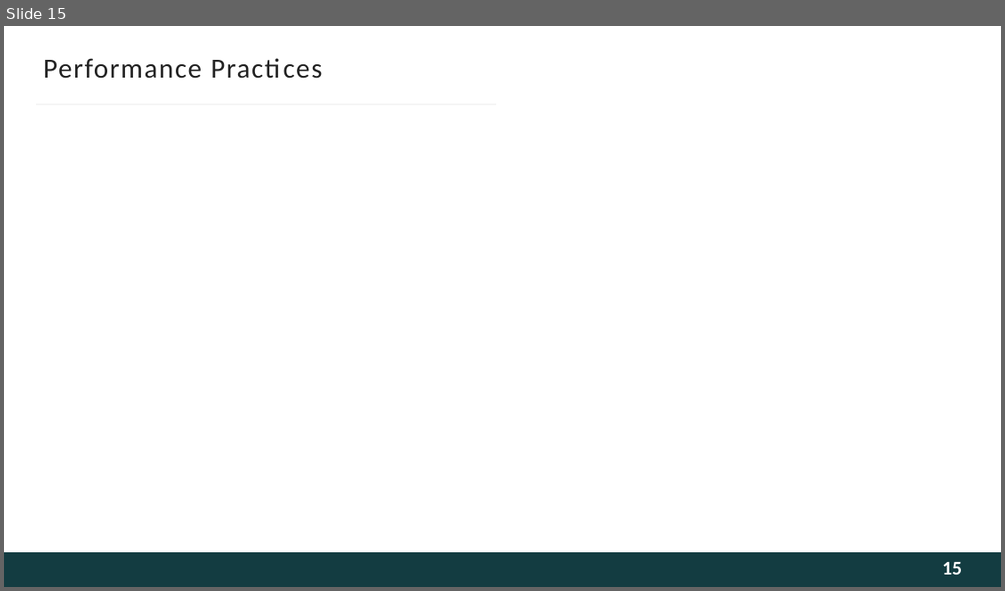
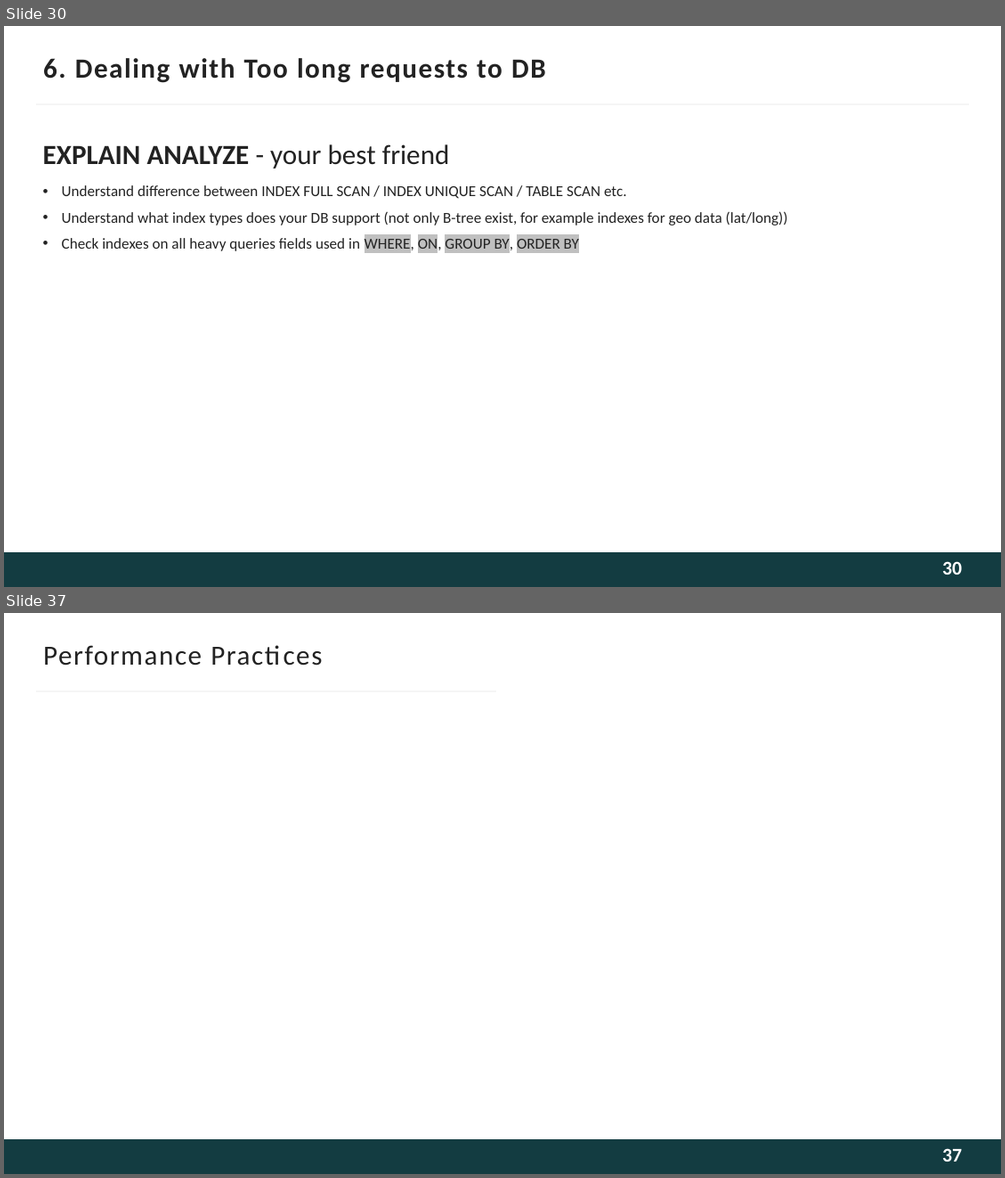
Before and after one commit to BrVer/performance_presentation, a slide deck: Performance_slides.pptx. Shown one above the other, each under a label of ours: slide 15 before the commit, slides 30 and 37 after it; the slides between them are not shown. The pictures are 1005x591 and 1005x1178 pixels, drawn with LibreOffice and Linux fonts; fonts in the diff are those of the drawing; background and template pictures are left out. Boxes give left, top, right and bottom in pixels: in the first picture for what was removed or moved away, otherwise in the second. Text is boxed around its words. In the diff, an @@ line names an element or a change of style, - is before the commit and + after.

```diff
--- a/Performance_slides.pptx
+++ b/Performance_slides.pptx
@@ slide 30 added at [4, 26, 1001, 587], background #FFFFFF; not listed: 1 template element that a slide beside it also shows @@
@@ title added at [43, 58, 546, 83], 20 pt, text #222222, bold @@
+6. Dealing with Too long requests to DB
@@ line added from (36, 103) to (969, 103), #F5F5F5 1.5 pt @@
@@ text added at [43, 144, 788, 253], 11 pt, text #222222 @@
+EXPLAIN ANALYZE - your best friend
+• Understand difference between INDEX FULL SCAN / INDEX UNIQUE SCAN / TABLE SCAN etc.
+• Understand what index types does your DB support (not only B-tree exist, for example indexes for geo data (lat/long))
+• Check indexes on all heavy queries fields used in WHERE, ON, GROUP BY, ORDER BY
@@ page number added at [942, 561, 962, 574], 14 pt, text #FEFEFE, bold @@
+30
@@ what was slide 15 is now slide 37 @@
@@ page number at [942, 1148, 962, 1161]: text changed @@
-15
+37
```
Also in this commit, not shown: 12 slides changed, 22 other slides added, 1 slide removed, 5 other files.
